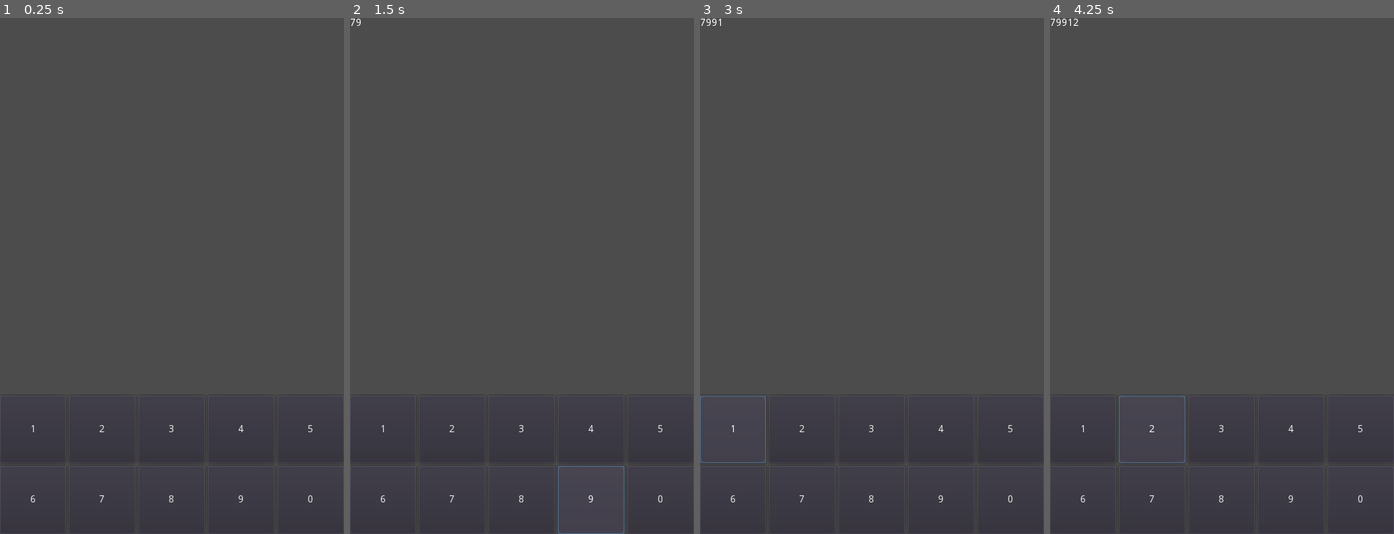
Above: before the commit, frames 1-4 (left to right).
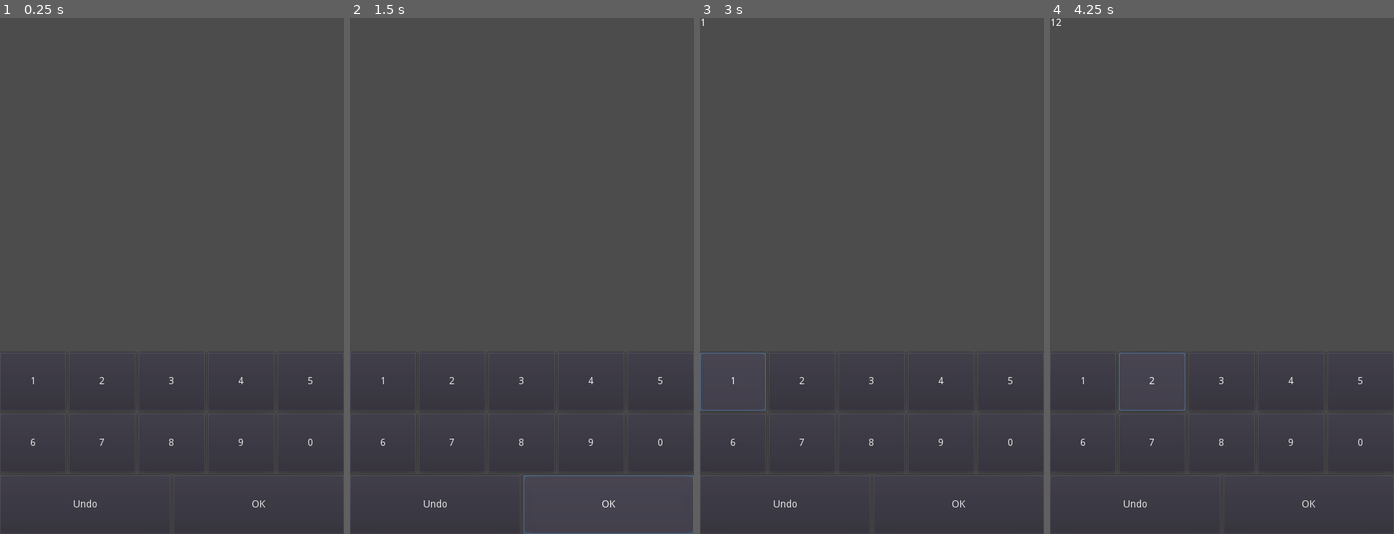
Above: after the commit, the same moments.

Repository: the-g-force/FamJam-May2020
Game: Godot game, scene res://src/DefaultScene.tscn
Two runs of this game, one before a commit and one after it. Both use one fixed random seed, a clock stepped at 60 frames per second and the inputs below.
Inputs (mouse positions are in pixels of both pictures, inside the frame that each line leads up to):
- Up to frame 1 (0.25 s): no input
- Up to frame 2 (1.5 s): click (436, 503) at 0.5 s, where only the run after the commit has a clickable "Undo"; click (608, 503) at 1.25 s, where only the run after the commit has a clickable "OK"
- Up to frame 3 (3 s): click (958, 503) at 2 s, where only the run after the commit has a clickable "OK"; click "1" at 2.75 s
- Up to frame 4 (4.25 s): click "2" at 3.5 s

The runs differ from the first frame. In frame 1, 0.5% of the frame differs, in the area x 0-100%, y 69-95%; in frame 2, 0.9%, in the area x 0-100%, y 0-100%; in frame 3, 0.8%; in frame 4, 0.8%.

Commit message:
Add backspace and OK button to OSK

Diff:
--- a/project/src/OnScreenKeyboard.gd
+++ b/project/src/OnScreenKeyboard.gd
@@ -1,11 +1,15 @@
 extends Control
 
 signal number_pressed(number)
+signal backspace_pressed
+signal ok_pressed
+
 
 func _ready():
 	var buttons = _get_all_buttons()
 	for button in buttons:
 		button.connect('pressed', self, '_on_number_button_clicked', [button])
+
 
 func _get_all_buttons():
 	var rows = [$VBoxContainer/Row1, $VBoxContainer/Row2]
@@ -15,5 +19,14 @@
 			buttons.append(child)
 	return buttons
 
+
 func _on_number_button_clicked(button):
 	emit_signal('number_pressed', button.text)
+
+
+func _on_BackspaceButton_pressed():
+	emit_signal("backspace_pressed")
+
+
+func _on_CommitButton_pressed():
+	emit_signal("ok_pressed")
--- a/project/src/OnScreenKeyboard.tscn
+++ b/project/src/OnScreenKeyboard.tscn
@@ -14,7 +14,7 @@
 anchor_top = 1.0
 anchor_right = 1.0
 anchor_bottom = 1.0
-margin_top = -193.0
+margin_top = -253.0
 size_flags_vertical = 3
 __meta__ = {
 "_edit_use_anchors_": false
@@ -22,12 +22,12 @@
 
 [node name="Row1" type="HBoxContainer" parent="VBoxContainer"]
 margin_right = 480.0
-margin_bottom = 94.0
+margin_bottom = 81.0
 size_flags_vertical = 3
 
 [node name="Button1" type="Button" parent="VBoxContainer/Row1"]
 margin_right = 92.0
-margin_bottom = 94.0
+margin_bottom = 81.0
 size_flags_horizontal = 3
 size_flags_vertical = 3
 text = "1"
@@ -35,7 +35,7 @@
 [node name="Button2" type="Button" parent="VBoxContainer/Row1"]
 margin_left = 96.0
 margin_right = 188.0
-margin_bottom = 94.0
+margin_bottom = 81.0
 size_flags_horizontal = 3
 size_flags_vertical = 3
 text = "2"
@@ -43,7 +43,7 @@
 [node name="Button3" type="Button" parent="VBoxContainer/Row1"]
 margin_left = 192.0
 margin_right = 284.0
-margin_bottom = 94.0
+margin_bottom = 81.0
 size_flags_horizontal = 3
 size_flags_vertical = 3
 text = "3"
@@ -51,7 +51,7 @@
 [node name="Button4" type="Button" parent="VBoxContainer/Row1"]
 margin_left = 288.0
 margin_right = 380.0
-margin_bottom = 94.0
+margin_bottom = 81.0
 size_flags_horizontal = 3
 size_flags_vertical = 3
 text = "4"
@@ -59,20 +59,20 @@
 [node name="Button5" type="Button" parent="VBoxContainer/Row1"]
 margin_left = 384.0
 margin_right = 480.0
-margin_bottom = 94.0
+margin_bottom = 81.0
 size_flags_horizontal = 3
 size_flags_vertical = 3
 text = "5"
 
 [node name="Row2" type="HBoxContainer" parent="VBoxContainer"]
-margin_top = 98.0
+margin_top = 85.0
 margin_right = 480.0
-margin_bottom = 193.0
+margin_bottom = 166.0
 size_flags_vertical = 3
 
 [node name="Button6" type="Button" parent="VBoxContainer/Row2"]
 margin_right = 92.0
-margin_bottom = 95.0
+margin_bottom = 81.0
 size_flags_horizontal = 3
 size_flags_vertical = 3
 text = "6"
@@ -80,7 +80,7 @@
 [node name="Button7" type="Button" parent="VBoxContainer/Row2"]
 margin_left = 96.0
 margin_right = 188.0
-margin_bottom = 95.0
+margin_bottom = 81.0
 size_flags_horizontal = 3
 size_flags_vertical = 3
 text = "7"
@@ -88,7 +88,7 @@
 [node name="Button8" type="Button" parent="VBoxContainer/Row2"]
 margin_left = 192.0
 margin_right = 284.0
-margin_bottom = 95.0
+margin_bottom = 81.0
 size_flags_horizontal = 3
 size_flags_vertical = 3
 text = "8"
@@ -96,7 +96,7 @@
 [node name="Button9" type="Button" parent="VBoxContainer/Row2"]
 margin_left = 288.0
 margin_right = 380.0
-margin_bottom = 95.0
+margin_bottom = 81.0
 size_flags_horizontal = 3
 size_flags_vertical = 3
 text = "9"
@@ -104,7 +104,33 @@
 [node name="Button0" type="Button" parent="VBoxContainer/Row2"]
 margin_left = 384.0
 margin_right = 480.0
-margin_bottom = 95.0
+margin_bottom = 81.0
 size_flags_horizontal = 3
 size_flags_vertical = 3
 text = "0"
+
+[node name="ControlRow" type="HBoxContainer" parent="VBoxContainer"]
+margin_top = 170.0
+margin_right = 480.0
+margin_bottom = 253.0
+size_flags_vertical = 3
+
+[node name="BackspaceButton" type="Button" parent="VBoxContainer/ControlRow"]
+margin_right = 238.0
+margin_bottom = 83.0
+size_flags_horizontal = 3
+size_flags_vertical = 3
+text = "Undo"
+
+[node name="CommitButton" type="Button" parent="VBoxContainer/ControlRow"]
+margin_left = 242.0
+margin_right = 480.0
+margin_bottom = 83.0
+size_flags_horizontal = 3
+size_flags_vertical = 3
+text = "OK"
+__meta__ = {
+"_edit_use_anchors_": false
+}
+[connection signal="pressed" from="VBoxContainer/ControlRow/BackspaceButton" to="." method="_on_BackspaceButton_pressed"]
+[connection signal="pressed" from="VBoxContainer/ControlRow/CommitButton" to="." method="_on_CommitButton_pressed"]
